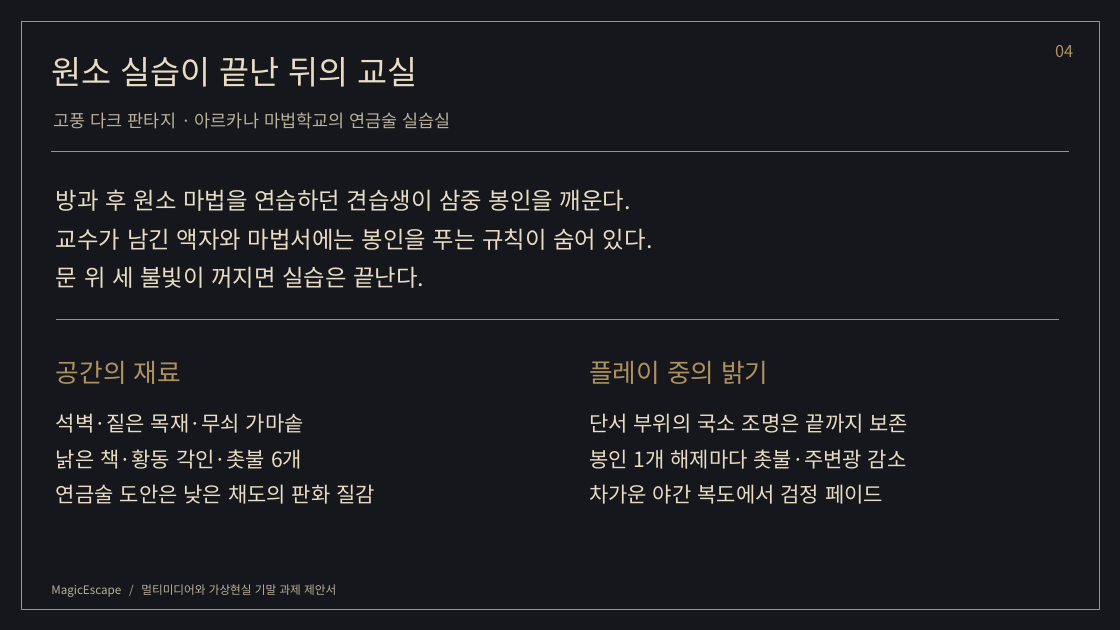
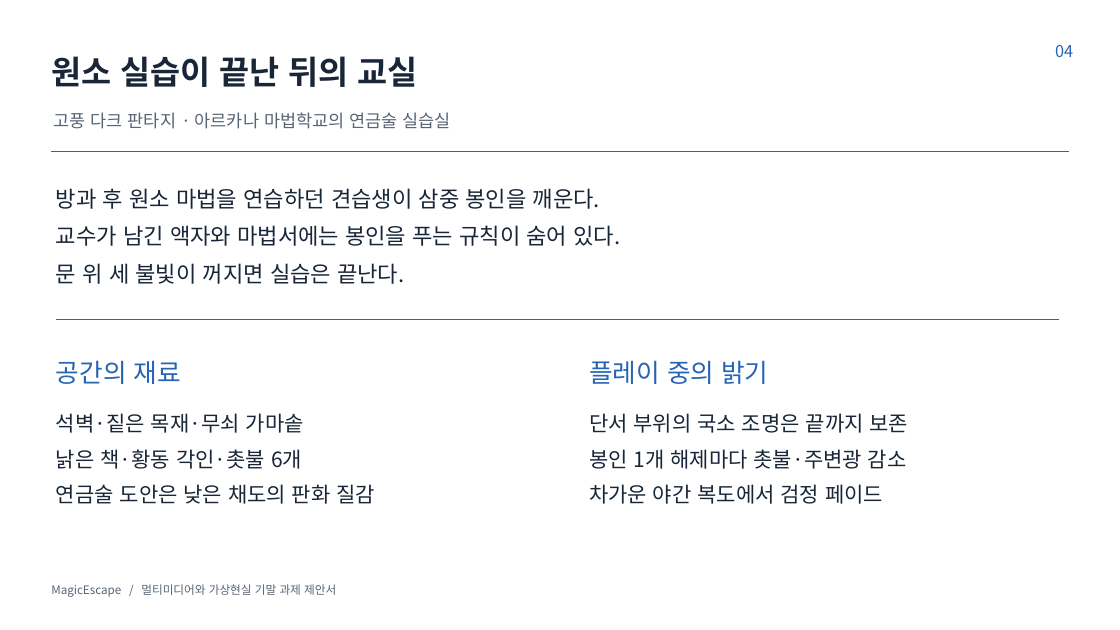
Before and after one commit to NoNamad5196/MagicEscape, a slide deck: slide 4 of presentation/proposal/MagicEscape_제안서.pptx. Drawn at 1120x630 pixels with LibreOffice and Linux fonts; fonts in the diff are those of the drawing. Boxes give left, top, right and bottom in pixels: in the first picture for what was removed or moved away, otherwise in the second. Text is boxed around its words. In the diff, an @@ line names an element or a change of style, - is before the commit and + after.

```diff
--- a/presentation/proposal/MagicEscape_제안서.pptx
+++ b/presentation/proposal/MagicEscape_제안서.pptx
@@ background #15171D to #FFFFFF @@
@@ rectangle removed at (x1=21, y1=21, x2=1099, y2=609) @@
@@ text "원소 실습이 끝난 뒤의 교실" at (x1=51, y1=56, x2=418, y2=87): font Noto Sans CJK KR to Roboto, text colour #E8DDC4 to #182638, bold on @@
@@ text "04" at (x1=1055, y1=45, x2=1073, y2=57): text colour #AE9160 to #2864B4 @@
@@ text "고풍 다크 판타지 · 아르카나 ..." at (x1=54, y1=112, x2=451, y2=129): text colour #BAAF99 to #586576 @@
@@ line (51, 152) - (1069, 152): stroke #AE9160 0.6 pt to #2864B4 0.6 pt @@
@@ text "방과 후 원소 마법을 연습하던 ..." at (x1=56, y1=188, x2=620, y2=284): size 20 to 19 pt, text colour #E8DDC4 to #182638 @@
@@ line (56, 320) - (1060, 320): stroke #AE9160 0.7 pt to #2864B4 0.7 pt @@
@@ text "공간의 재료" at (x1=56, y1=360, x2=181, y2=384): font Noto Sans CJK KR to Roboto, text colour #AE9160 to #2864B4 @@
@@ text "플레이 중의 밝기" at (x1=589, y1=360, x2=768, y2=384): font Noto Sans CJK KR to Roboto, text colour #AE9160 to #2864B4 @@
@@ text "석벽·짙은 목재·무쇠 가마솥" at (x1=56, y1=413, x2=375, y2=504): text colour #E8DDC4 to #182638 @@
@@ text "단서 부위의 국소 조명은 끝까지 ..." at (x1=589, y1=413, x2=909, y2=504): text colour #E8DDC4 to #182638 @@
@@ text "MagicEscape / 멀티미디어와 가상현실 기말 ..." at (x1=51, y1=584, x2=336, y2=597): text colour #BAAF99 to #586576 @@
```
Also in this commit, not shown: 10 other slides changed, 1 slide added, 1 slide removed, 18 other files.
